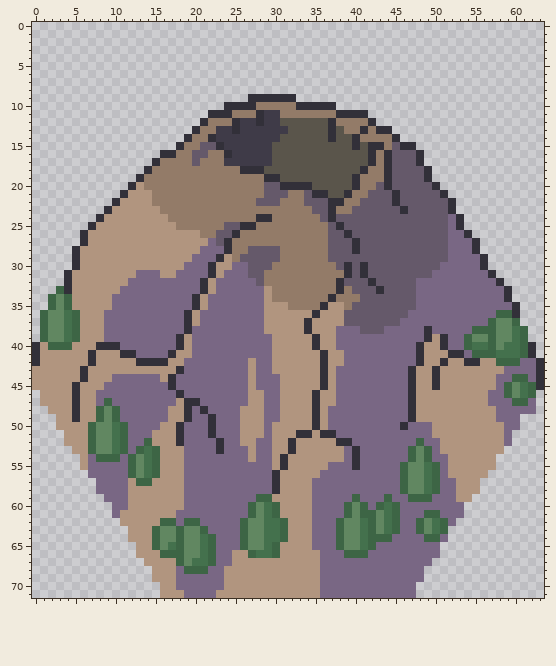
A sprite sheet gets an edit: Images/TileSets/Civ6 NLB/Tiles/Volcano.png. Above is the file before it was changed.
The file is 64x72 pixels. Colours within 5 levels of each other are drawn and written as one.
The same view after the edit:
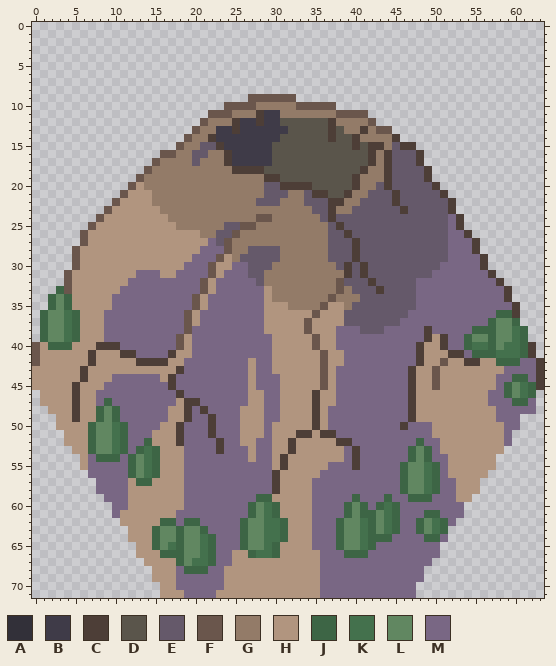
Palette (. is transparent): A #323039  B #3f3b48  C #4d3e37  D #5a554b  E #65596a  F #6a564c  G #937b68  H #b1957f  J #3d6545  K #44714d  L #618761  M #796784
Diff:
y 9: x 27..32 AAAAAA -> FFFFFF
y 10: x 24..27 AAAA -> FFFF; x 33..37 AAAAA -> FFFFF
y 11: x 22..24 AAA -> FFF; x 28 A -> C; x 38..41 AAAA -> FFFF
y 12: x 21 A -> F; x 25 A -> C; x 28 A -> C; x 37 A -> C; x 42 A -> F
y 13: x 20 A -> F; x 25 A -> C; x 37 A -> C; x 41 A -> C; x 43..44 AA -> FF
y 14: x 19 A -> F; x 22 A -> C; x 37 A -> C; x 40 A -> C; x 45 A -> C
y 15: x 18 A -> F; x 23 A -> C; x 40 A -> C; x 42..43 AA -> CC; x 46..47 AA -> CC
y 16: x 16..17 AA -> FF; x 24 A -> C; x 42 A -> C; x 44 A -> C; x 48 A -> C
y 17: x 15 A -> F; x 24 B -> C; x 42 A -> C; x 44 A -> C; x 48 A -> C
y 18: x 14 A -> F; x 25..28 GAAA -> CCCC; x 41 A -> C; x 44 A -> C; x 49 A -> C
y 19: x 13 A -> F; x 29..30 AA -> CC; x 40 A -> C; x 44 A -> C; x 49 A -> C
y 20: x 12 A -> F; x 31..34 AAAA -> CCCC; x 40 A -> C; x 44 A -> C; x 50 A -> C
y 21: x 11 A -> F; x 35..36 AA -> CC; x 39 A -> C; x 45 A -> C; x 51 A -> C
y 22: x 10 A -> F; x 37..38 AA -> CC; x 45 A -> C; x 52 A -> C
y 23: x 9 A -> F; x 37 A -> C; x 46 A -> C; x 52 A -> C
y 24: x 8 A -> F; x 28..29 AA -> FF; x 37 A -> C; x 53 A -> C
y 25: x 7 A -> F; x 26..27 AA -> FF; x 38 A -> C; x 53 A -> C
y 26: x 6 A -> F; x 25 A -> F; x 39 A -> C; x 54 A -> C
y 27: x 6 A -> F; x 24 A -> F; x 40 A -> C; x 55 A -> C
y 28: x 5 A -> F; x 24 A -> F; x 40 A -> C; x 55 A -> C
y 29: x 5 A -> F; x 23 A -> F; x 40 E -> C; x 56 A -> C
y 30: x 5 A -> F; x 22 A -> F; x 39 A -> C; x 41 A -> C; x 56 A -> C
y 31: x 4 A -> F; x 22 A -> F; x 39 A -> C; x 41 A -> C; x 57 A -> C
y 32: x 4 A -> F; x 21 A -> F; x 38 A -> F; x 42 A -> C; x 58 A -> C
y 33: x 4 A -> F; x 21 A -> F; x 38 A -> F; x 43 A -> C; x 59 A -> C
y 34: x 20 A -> F; x 37 A -> F; x 59 A -> C
y 35: x 20 A -> F; x 36 A -> F; x 60 A -> C
y 36: x 19 A -> F; x 35 A -> F; x 60 A -> C
y 37: x 19 A -> F; x 34 A -> F
y 38: x 19 A -> F; x 34 A -> F; x 49 A -> C
y 39: x 18 A -> F; x 35 A -> F; x 49 A -> C; x 51 A -> C
y 40: x 0 A -> F; x 8..10 AAA -> CCC; x 18 A -> F; x 35 A -> F; x 48 A -> C; x 51 A -> C; x 62 A -> C
y 41: x 0 A -> F; x 7 A -> C; x 11..12 AA -> CC; x 17 A -> C; x 36 A -> F; x 48 A -> C; x 52..53 AA -> CC; x 62 A -> C
y 42: x 0 A -> F; x 7 A -> C; x 13..16 AAAA -> CCCC; x 36 A -> F; x 48 A -> C; x 51 A -> F; x 54..55 AA -> CC; x 63 A -> C
y 43: x 6 A -> C; x 18 A -> C; x 36 A -> F; x 47 A -> C; x 50 A -> F; x 63 A -> C
y 44: x 6 A -> C; x 17 A -> C; x 36 A -> F; x 47 A -> C; x 50 A -> F; x 63 A -> C
y 45: x 5 A -> C; x 17 A -> C; x 36 A -> F; x 47 A -> C; x 50 A -> F; x 63 A -> C
y 46: x 5 A -> C; x 18 A -> C; x 35 A -> C; x 47 A -> C
y 47: x 5 A -> C; x 19..20 AA -> CC; x 35 A -> C; x 47 A -> C
y 48: x 5 A -> C; x 19 A -> C; x 21 A -> C; x 35 A -> C; x 47 A -> C
y 49: x 5 A -> C; x 19 A -> C; x 22 A -> C; x 35 A -> C; x 47 A -> C
y 50: x 18 A -> C; x 22 A -> C; x 35 A -> C; x 46 A -> C
y 51: x 18 A -> C; x 22 A -> C; x 33..34 AA -> CC; x 36..37 AA -> CC
y 52: x 18 A -> C; x 23 A -> C; x 32 A -> C; x 38..39 AA -> CC
y 53: x 23 A -> C; x 32 A -> C; x 40 A -> C
y 54..55: x 31 A -> C; x 40 A -> C
y 56..58: x 30 A -> C
